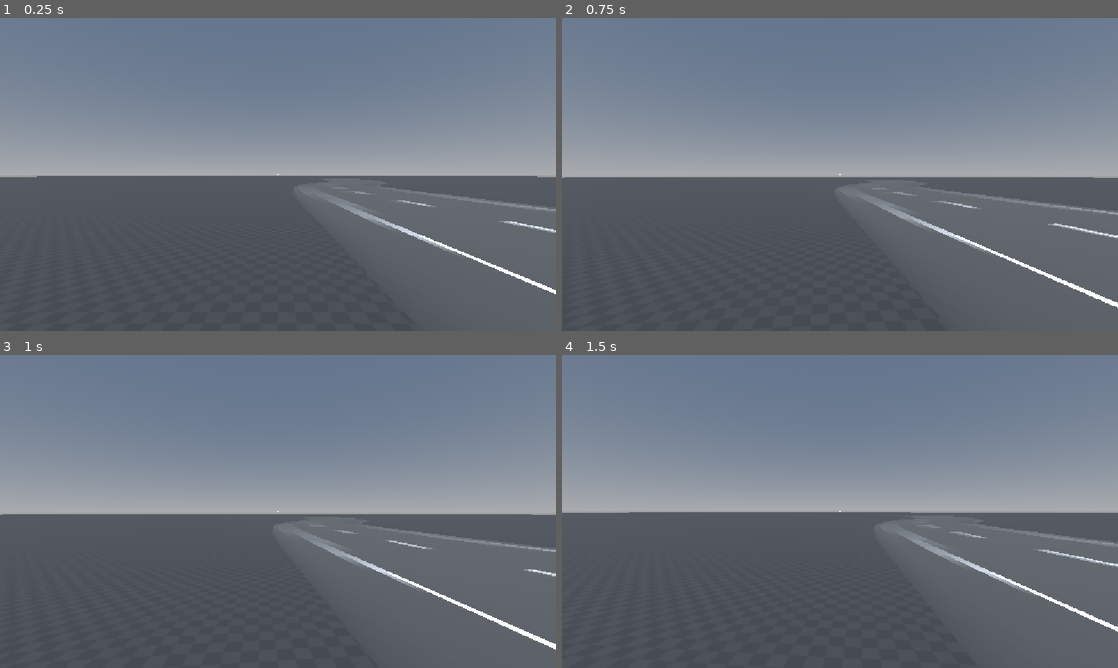
Above: before the commit, frames 1-4 (two rows, left to right).
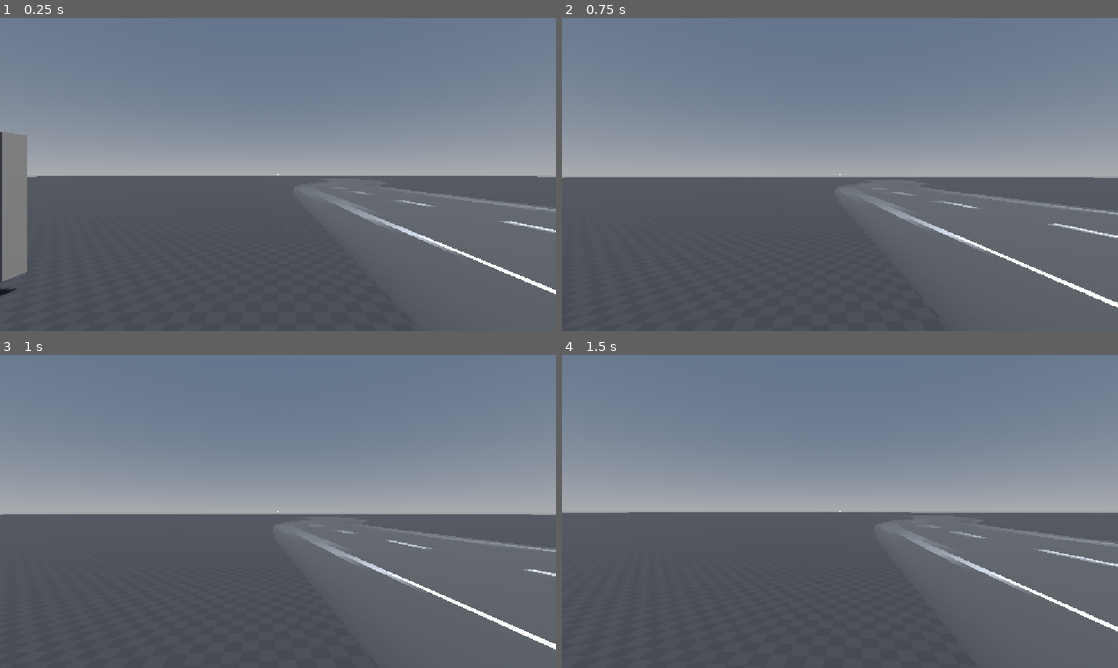
Above: after the commit, the same moments.

Repository: AayanTanvir/mister-hayes
Game: Godot game, scene res://scenes/testing/Testing.tscn
Two runs of this game, one before a commit and one after it. Both use one fixed random seed, a clock stepped at 60 frames per second and the inputs below. This scene is started directly instead of the project's main scene.
Inputs (mouse positions are in pixels of both pictures, inside the frame that each line leads up to):
- Up to frame 1 (0.25 s): no input
- Up to frame 2 (0.75 s): tap Enter at 0.5 s; move the mouse to (867, 174) at 0.52 s; hold W (forward) from 0.53 s (still down); tap E (interact) at 0.6 s; click (867, 174) at 0.67 s
- Up to frame 3 (1 s): keep holding W (forward)
- Up to frame 4 (1.5 s): keep holding W (forward); move the mouse to (812, 511) at 1.27 s; tap E (interact) at 1.35 s

The runs differ from the first frame. In frame 1, 2.3% of the frame differs, in the area x 0-5%, y 36-89%; in frame 2, nothing differs; in frame 3, nothing differs; in frame 4, nothing differs.

Commit message:
Fix interact through walls bug

Diff:
--- a/UI/UI.tscn
+++ b/UI/UI.tscn
@@ -46,6 +46,7 @@
 stretch_mode = 5
 
 [node name="InteractCrosshair" type="TextureRect" parent="CrosshairHandler" unique_id=239564792]
+visible = false
 texture_filter = 1
 custom_minimum_size = Vector2(16, 16)
 layout_mode = 1
--- a/entities/car/Car.tscn
+++ b/entities/car/Car.tscn
@@ -4,8 +4,11 @@
 [ext_resource type="PackedScene" uid="uid://dia8smq87rm2h" path="res://assets/models/car/CarMesh.tscn" id="2_room6"]
 [ext_resource type="Script" uid="uid://cnhaf8cggigqy" path="res://entities/car/CarProps/GloveBox.gd" id="2_yl3yi"]
 
-[sub_resource type="BoxShape3D" id="BoxShape3D_8vrlf"]
+[sub_resource type="BoxShape3D" id="BoxShape3D_yl3yi"]
 size = Vector3(0.5, 0.03, 0.19)
+
+[sub_resource type="BoxShape3D" id="BoxShape3D_v5gy4"]
+size = Vector3(0.5, 0.21, 0.1)
 
 [sub_resource type="BoxShape3D" id="BoxShape3D_1vivr"]
 size = Vector3(2.6000001, 2.3, 7.2000003)
@@ -30,14 +33,13 @@
 closed_collision = NodePath("ClosedCollision")
 opened_collision = NodePath("OpenedCollision")
 
-[node name="ClosedCollision" type="CollisionShape3D" parent="Props/GloveBoxHandler" unique_id=1575654324]
-transform = Transform3D(1, 0, 0, 0, 0.9659258, 0.25881904, 0, -0.25881904, 0.9659258, 0, 0.11294103, 0.048296332)
-shape = SubResource("BoxShape3D_8vrlf")
+[node name="OpenedCollision" type="CollisionShape3D" parent="Props/GloveBoxHandler" unique_id=1575654324]
+transform = Transform3D(1, 0, 0, 0, 0.9659258, 0.25881904, 0, -0.25881904, 0.9659258, 0, 0.032940984, 0.098296285)
+shape = SubResource("BoxShape3D_yl3yi")
 
-[node name="OpenedCollision" type="CollisionShape3D" parent="Props/GloveBoxHandler" unique_id=1359236989]
-transform = Transform3D(1, 0, 0, 0, 0.9659258, 0.25881904, 0, -0.25881904, 0.9659258, 0, 0.03730774, 0.094444156)
-shape = SubResource("BoxShape3D_8vrlf")
-disabled = true
+[node name="ClosedCollision" type="CollisionShape3D" parent="Props/GloveBoxHandler" unique_id=961467466]
+transform = Transform3D(1, 0, 0, 0, 1, 0, 0, 0, 1, 0, 0.08499992, -0.01000011)
+shape = SubResource("BoxShape3D_v5gy4")
 
 [node name="CarMesh" parent="." unique_id=1048909100 instance=ExtResource("2_room6")]
 
--- a/entities/car/CarProps/GloveBox.gd
+++ b/entities/car/CarProps/GloveBox.gd
@@ -14,15 +14,9 @@
 	closed_collision.disabled = false
 
 func interact() -> void:
-	if not _is_opened:
-		glove_box_mesh.rotate_object_local(Vector3.RIGHT, deg_to_rad(-rotate_angle))
-		_is_opened = true
-		prompt = _opened_prompt
-		opened_collision.disabled = false
-		closed_collision.disabled = true
-	else:
-		glove_box_mesh.rotate_object_local(Vector3.RIGHT, deg_to_rad(rotate_angle))
-		_is_opened = false
-		prompt = _closed_prompt
-		opened_collision.disabled = true
-		closed_collision.disabled = false
+	var target_angle = deg_to_rad(rotate_angle if _is_opened else -rotate_angle)
+	glove_box_mesh.rotate_object_local(Vector3.RIGHT, target_angle)
+	_is_opened = not _is_opened
+	prompt = _opened_prompt if _is_opened else _closed_prompt
+	opened_collision.disabled = not _is_opened
+	closed_collision.disabled = _is_opened
--- a/entities/player/Player.tscn
+++ b/entities/player/Player.tscn
@@ -40,6 +40,5 @@
 
 [node name="InteractRay" type="RayCast3D" parent="CameraController" unique_id=1609748349]
 target_position = Vector3(0, 0, -2.25)
-collision_mask = 2
+collision_mask = 3
 collide_with_areas = true
-collide_with_bodies = false
--- a/entities/player/scripts/CameraController.gd
+++ b/entities/player/scripts/CameraController.gd
@@ -3,7 +3,7 @@
 
 const FREE_PITCH_LIMIT := 90.0
 const SEAT_PITCH_LIMIT := 75.0
-const SEAT_YAW_LIMIT := 105.0
+const SEAT_YAW_LIMIT := 130.0
 
 @export var camera_yaw: Node3D	# the node that turns left/right
 @export_range(0.001, 0.01) var mouse_sensitivity := 0.002
--- a/entities/player/scripts/InteractController.gd
+++ b/entities/player/scripts/InteractController.gd
@@ -14,6 +14,7 @@
 
 	if new_target != current:
 		current = new_target
+		print(current)
 		interactable_detected.emit(current != null, current.prompt if current else "")
 
 	if current and Input.is_action_just_pressed("interact"):
--- a/scenes/testing/Testing.tscn
+++ b/scenes/testing/Testing.tscn
@@ -8,6 +8,7 @@
 [ext_resource type="Script" uid="uid://cph7euje06kel" path="res://addons/road-generator/nodes/road_container.gd" id="4_muql7"]
 [ext_resource type="Script" uid="uid://difs1qg4mpcpw" path="res://addons/road-generator/nodes/road_point.gd" id="5_adtqs"]
 [ext_resource type="PackedScene" uid="uid://fihslhghckv4" path="res://entities/car/Car.tscn" id="6_muql7"]
+[ext_resource type="Script" uid="uid://erovhlbgx37n" path="res://scenes/testing/scripts/TestInteractable.gd" id="9_nbjwy"]
 
 [sub_resource type="ProceduralSkyMaterial" id="ProceduralSkyMaterial_krbb3"]
 sky_horizon_color = Color(0.66224277, 0.6717428, 0.6867428, 1)
@@ -19,6 +20,8 @@
 [sub_resource type="Environment" id="Environment_8pknm"]
 background_mode = 2
 sky = SubResource("Sky_l7nsk")
+
+[sub_resource type="BoxShape3D" id="BoxShape3D_1vivr"]
 
 [node name="Testing" type="Node3D" unique_id=777932238 node_paths=PackedStringArray("car", "player", "ui")]
 script = ExtResource("1_adtqs")
@@ -86,3 +89,19 @@
 
 [node name="Car" parent="." unique_id=414290366 instance=ExtResource("6_muql7")]
 transform = Transform3D(1, 0, 0, 0, 1, 0, 0, 0, 1, -2.5, 0.5, -4)
+
+[node name="CSGBox3D" type="CSGBox3D" parent="." unique_id=1226412574]
+transform = Transform3D(1, 0, 0, 0, 1, 0, 0, 0, 1, -14.75, 1.4755007, -7.825)
+use_collision = true
+size = Vector3(2.5, 2.45, 0.35)
+
+[node name="TestInteractable" type="Area3D" parent="." unique_id=319947351]
+transform = Transform3D(1, 0, 0, 0, 1, 0, 0, 0, 1, -14.75, 1.4755007, -9.325)
+collision_layer = 2
+monitoring = false
+monitorable = false
+script = ExtResource("9_nbjwy")
+
+[node name="CollisionShape3D" type="CollisionShape3D" parent="TestInteractable" unique_id=392532422]
+transform = Transform3D(1, 0, 0, 0, 1, 0, 0, 0, 1, 0, 0, 0.5)
+shape = SubResource("BoxShape3D_1vivr")
--- /dev/null
+++ b/scenes/testing/scripts/TestInteractable.gd
@@ -0,0 +1,9 @@
+extends InteractableComponent
+
+
+func _ready() -> void:
+	prompt = "Test Interactable"
+
+
+func interact() -> void:
+	pass
Not shown, added: scenes/testing/scripts/TestInteractable.gd.uid
